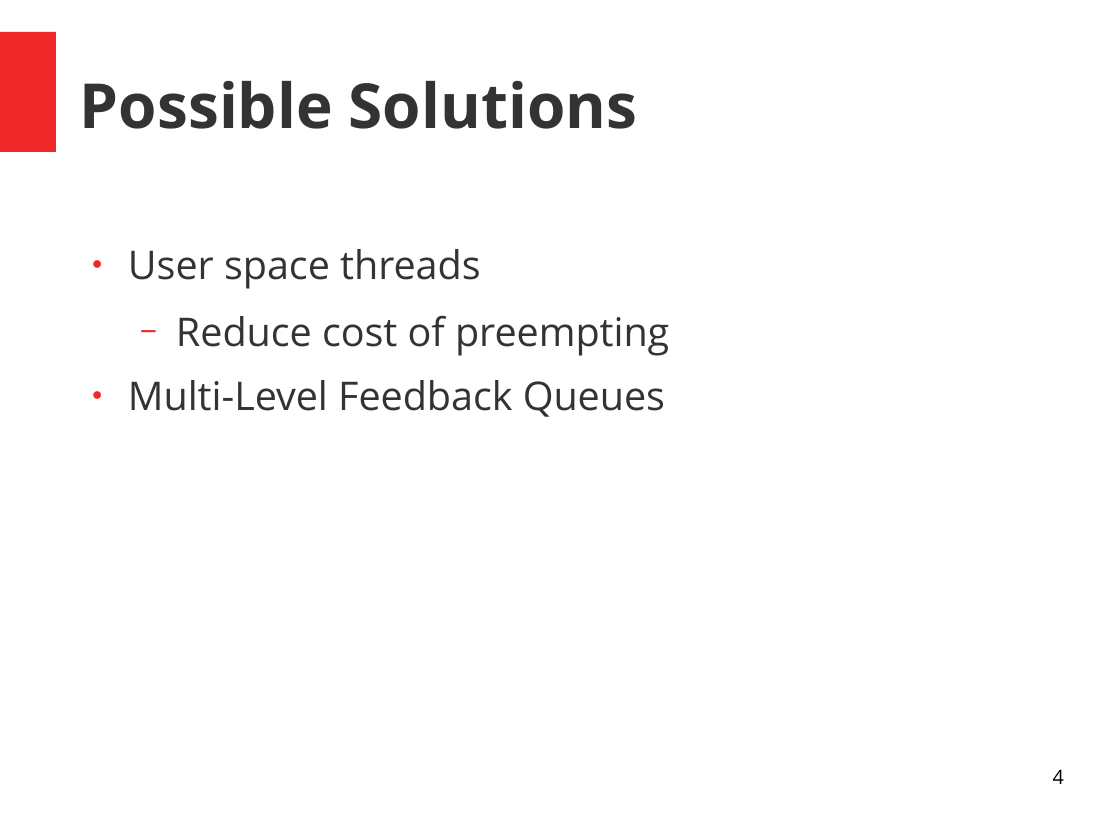
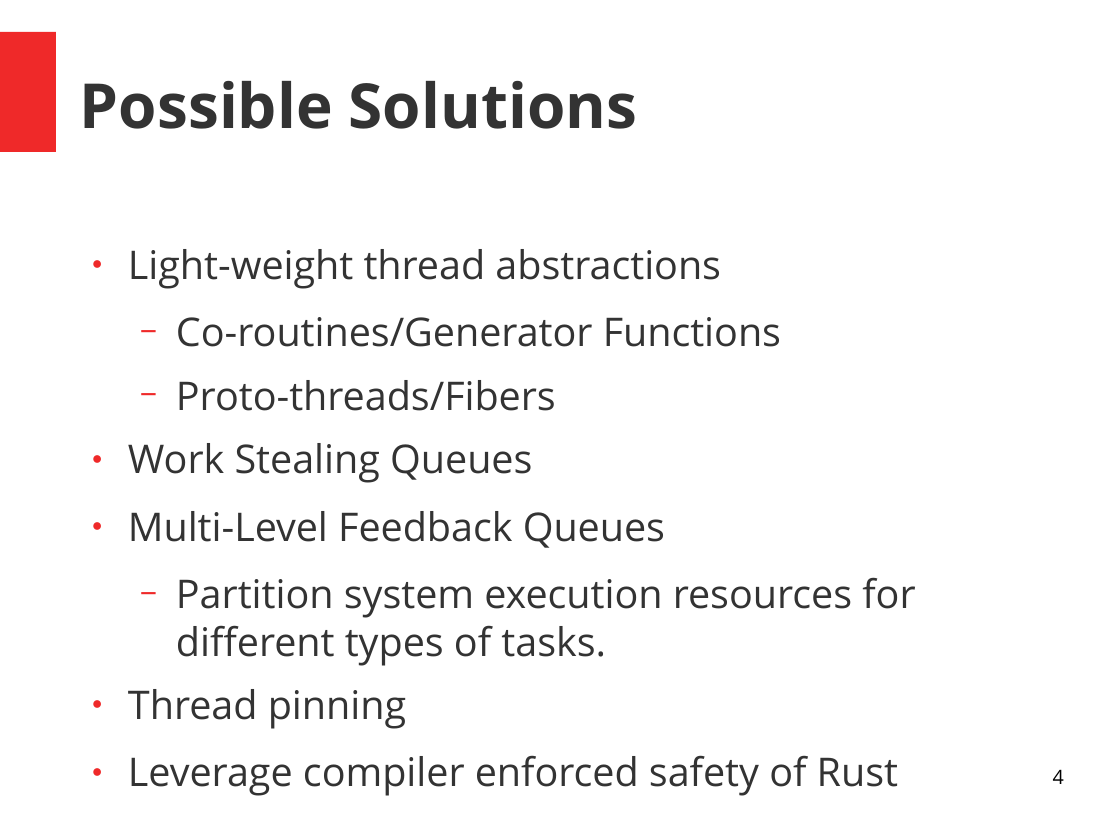
Before and after one commit to aaronlangford31/scheduler, a slide deck: slide 4 of docs/presentations/proj_background.odp. Drawn at 1120x840 pixels with LibreOffice and Linux fonts; fonts in the diff are those of the drawing. Boxes give left, top, right and bottom in pixels: in the first picture for what was removed or moved away, otherwise in the second. Text is boxed around its words. In the diff, an @@ line names an element or a change of style, - is before the commit and + after.

```diff
--- a/docs/presentations/proj_background.odp
+++ b/docs/presentations/proj_background.odp
@@ text at [128, 249, 781, 483]: text changed @@
-● User space threads
-  − Reduce cost of preempting
+● Light-weight thread abstractions
+  − Co-routines/Generator Functions
+  − Proto-threads/Fibers
+● Work Stealing Queues
@@ text at [128, 577, 915, 796]: paragraphs added @@
+  − Partition system execution resources for different types of tasks.
+● Thread pinning
+● Leverage compiler enforced safety of Rust
```
Also in this commit, not shown: 2 other slides changed, 6 slides added, 1 slide removed, 1 other file.
